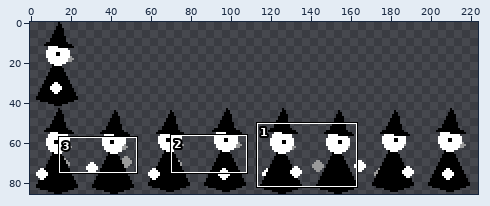
Sprite sheet, stored at GameEngine/img/AnimationSheetGreyscale.png. The picture above shows the old version from afar; the outline marks the close-up.
Close-up. Old version:
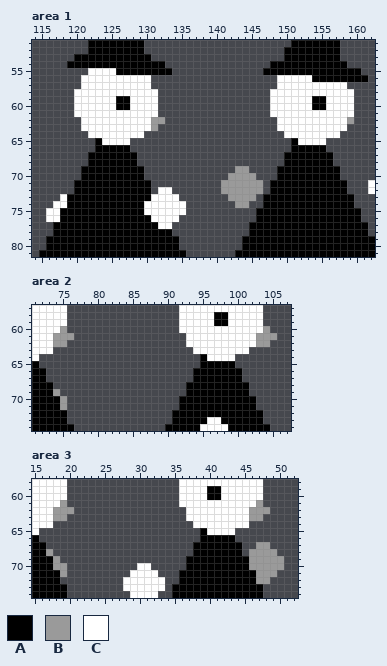
The file is 224x86 pixels. Shown: area 1: x 114..162, y 51..81; area 2: x 71..107, y 57..74; area 3: x 15..52, y 58..74. The commit also changed other parts of the picture, which this record leaves out.
Palette (. is transparent): A #000000  B #9a9a9a  C #ffffff
After the commit:
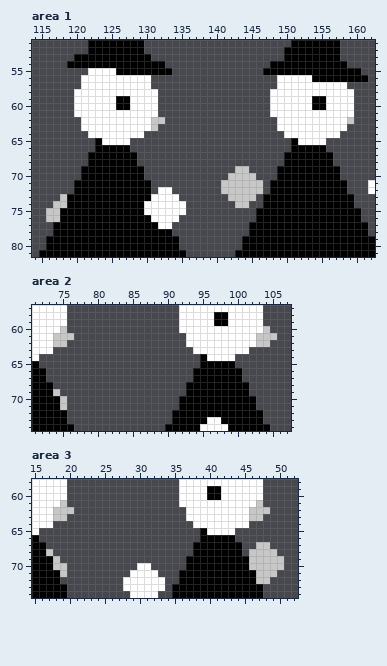
Edits made:
Colour B changes from #9a9a9a to #c7c7c7.
Area 1:
Colour B replaces colour C in row 73 at x 118; in row 74 at x 117 to 118; in rows 75 to 76 at x 116 to 117.
